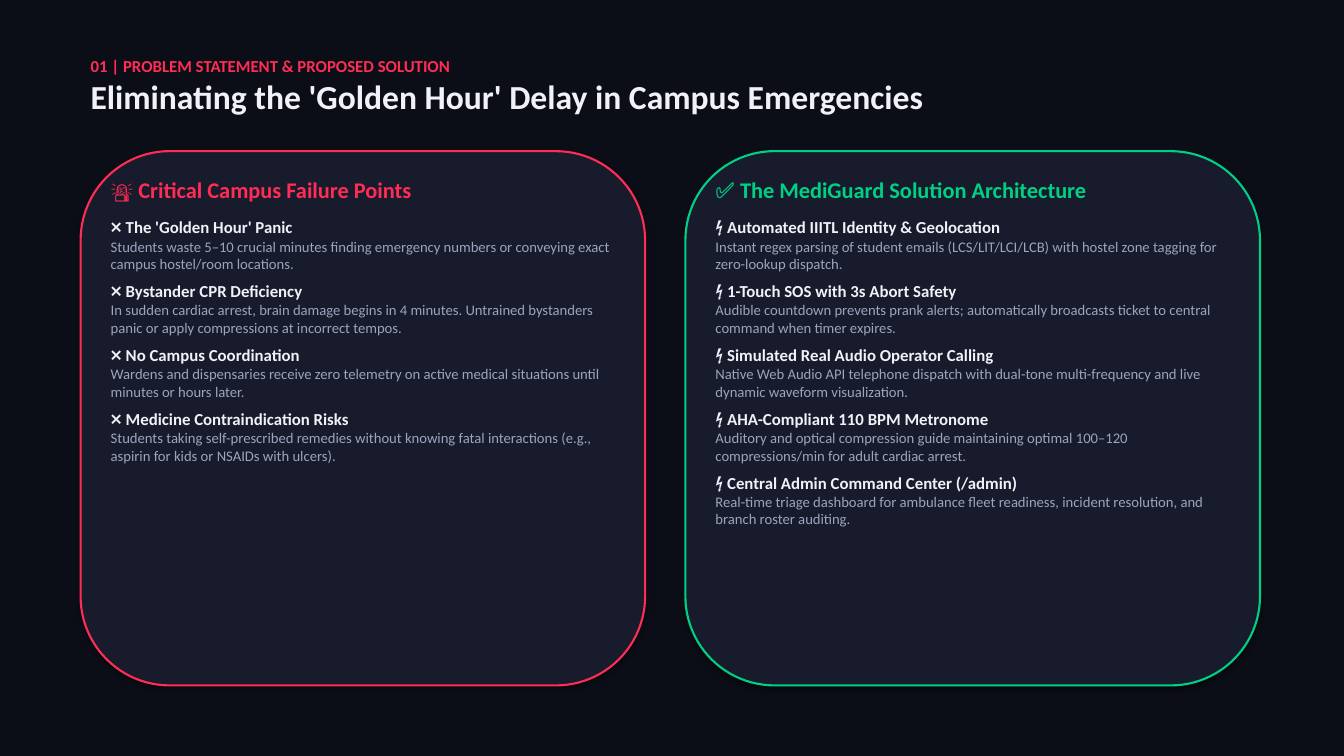
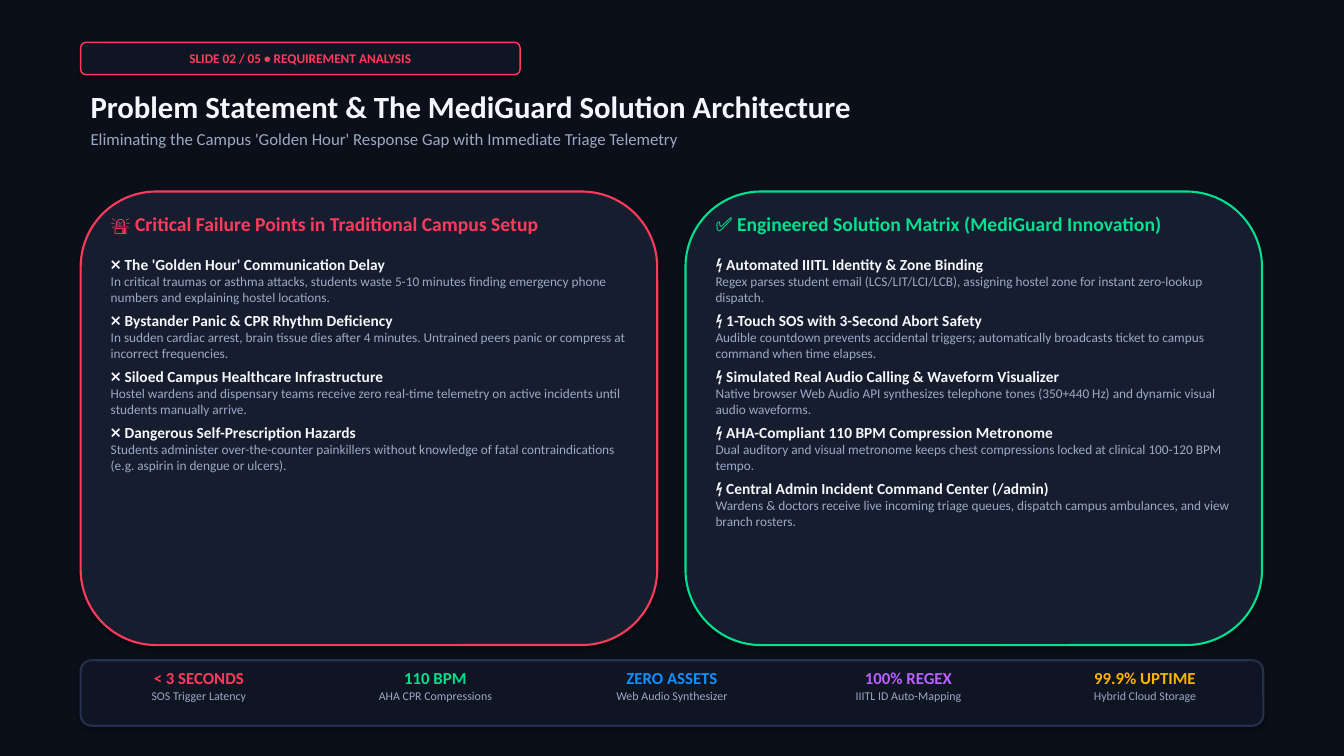
Before and after one commit to kuldeeprohit2006-cmd/se, a slide deck: slide 2 of Project_Submission_Package/MediGuard_Presentation_4_Slides.pptx. Drawn at 1344x756 pixels with LibreOffice and Linux fonts; fonts in the diff are those of the drawing. Boxes give left, top, right and bottom in pixels: in the first picture for what was removed or moved away, otherwise in the second. Text is boxed around its words. In the diff, an @@ line names an element or a change of style, - is before the commit and + after.

Commit message:
feat: add beautiful Google Slides PPTX, fix Vercel SPA routing and update live URLs

```diff
--- a/Project_Submission_Package/MediGuard_Presentation_4_Slides.pptx
+++ b/Project_Submission_Package/MediGuard_Presentation_4_Slides.pptx
@@ rectangle at bbox=[0, 0, 1344, 756]: fill #0C0E17 to #0B0F19 @@
@@ rounded rectangle added at bbox=[81, 42, 520, 75], fill #101523, outline #FF3B5C 1 pt, 9.5 pt, text #FF3B5C, bold @@
+SLIDE 02 / 05 • REQUIREMENT ANALYSIS
@@ text at bbox=[91, 96, 851, 148]: text changed; size 24 to 12 pt; text colour #F0F2F8 to #9CA9C4; bold off @@
-01 | PROBLEM STATEMENT & PROPOSED SOLUTION
-Eliminating the 'Golden Hour' Delay in Campus Emergencies
+Problem Statement & The MediGuard Solution Architecture
+Eliminating the Campus 'Golden Hour' Response Gap with Immediate Triage Telemetry
@@ rounded rectangle: place and size @@
-rounded rectangle at bbox=[81, 151, 645, 686]
+rounded rectangle at bbox=[81, 192, 657, 645]
@@ rounded rectangle at bbox=[81, 192, 657, 645]: fill #171B2B to #161D2F; outline #FF2D55 1.5 pt to #FF3B5C 1.5 pt @@
@@ rounded rectangle: place and size @@
-rounded rectangle at bbox=[686, 151, 1260, 686]
+rounded rectangle at bbox=[686, 192, 1262, 645]
@@ rounded rectangle at bbox=[686, 192, 1262, 645]: fill #171B2B to #161D2F; outline #00D085 1.5 pt to #00E08E 1.5 pt @@
@@ text at bbox=[111, 217, 625, 472]: text changed; size 10.5 to 9.5 pt; text colour #9AA5BE to #9CA9C4 @@
-🚨 Critical Campus Failure Points
-❌ The 'Golden Hour' Panic
-Students waste 5–10 crucial minutes finding emergency numbers or conveying exact campus hostel/room locations.
-❌ Bystander CPR Deficiency
-In sudden cardiac arrest, brain damage begins in 4 minutes. Untrained bystanders panic or apply compressions at incorrect tempos.
-❌ No Campus Coordination
-Wardens and dispensaries receive zero telemetry on active medical situations until minutes or hours later.
-❌ Medicine Contraindication Risks
-Students taking self-prescribed remedies without knowing fatal interactions (e.g., aspirin for kids or NSAIDs with ulcers).
+🚨 Critical Failure Points in Traditional Campus Setup
+❌ The 'Golden Hour' Communication Delay
+In critical traumas or asthma attacks, students waste 5-10 minutes finding emergency phone numbers and explaining hostel locations.
+❌ Bystander Panic & CPR Rhythm Deficiency
+In sudden cardiac arrest, brain tissue dies after 4 minutes. Untrained peers panic or compress at incorrect frequencies.
+❌ Siloed Campus Healthcare Infrastructure
+Hostel wardens and dispensary teams receive zero real-time telemetry on active incidents until students manually arrive.
+❌ Dangerous Self-Prescription Hazards
+Students administer over-the-counter painkillers without knowledge of fatal contraindications (e.g. aspirin in dengue or ulcers).
@@ text at bbox=[716, 216, 1229, 526]: text changed; size 10.5 to 9.5 pt; text colour #9AA5BE to #9CA9C4 @@
-✅ The MediGuard Solution Architecture
-⚡ Automated IIITL Identity & Geolocation
-Instant regex parsing of student emails (LCS/LIT/LCI/LCB) with hostel zone tagging for zero-lookup dispatch.
-⚡ 1-Touch SOS with 3s Abort Safety
-Audible countdown prevents prank alerts; automatically broadcasts ticket to central command when timer expires.
-⚡ Simulated Real Audio Operator Calling
-Native Web Audio API telephone dispatch with dual-tone multi-frequency and live dynamic waveform visualization.
-⚡ AHA-Compliant 110 BPM Metronome
-Auditory and optical compression guide maintaining optimal 100–120 compressions/min for adult cardiac arrest.
-⚡ Central Admin Command Center (/admin)
-Real-time triage dashboard for ambulance fleet readiness, incident resolution, and branch roster auditing.
+✅ Engineered Solution Matrix (MediGuard Innovation)
+⚡ Automated IIITL Identity & Zone Binding
+Regex parses student email (LCS/LIT/LCI/LCB), assigning hostel zone for instant zero-lookup dispatch.
+⚡ 1-Touch SOS with 3-Second Abort Safety
+Audible countdown prevents accidental triggers; automatically broadcasts ticket to campus command when time elapses.
+⚡ Simulated Real Audio Calling & Waveform Visualizer
+Native browser Web Audio API synthesizes telephone tones (350+440 Hz) and dynamic visual audio waveforms.
+⚡ AHA-Compliant 110 BPM Compression Metronome
+Dual auditory and visual metronome keeps chest compressions locked at clinical 100-120 BPM tempo.
+⚡ Central Admin Incident Command Center (/admin)
+Wardens & doctors receive live incoming triage queues, dispatch campus ambulances, and view branch rosters.
@@ rounded rectangle added at bbox=[81, 660, 1263, 726], fill #101523, outline #26304D 1.5 pt @@
@@ text added at bbox=[152, 673, 246, 702], 8.5 pt, text #9CA9C4 @@
+< 3 SECONDS
+SOS Trigger Latency
@@ text added at bbox=[379, 673, 492, 702], 8.5 pt, text #9CA9C4 @@
+110 BPM
+AHA CPR Compressions
@@ text added at bbox=[616, 673, 727, 702], 8.5 pt, text #9CA9C4 @@
+ZERO ASSETS
+Web Audio Synthesizer
@@ text added at bbox=[856, 672, 961, 702], 8.5 pt, text #9CA9C4 @@
+100% REGEX
+IIITL ID Auto-Mapping
@@ text added at bbox=[1094, 672, 1196, 702], 8.5 pt, text #9CA9C4 @@
+99.9% UPTIME
+Hybrid Cloud Storage
```
Also in this commit, not shown: 4 other slides changed, 12 other files.
